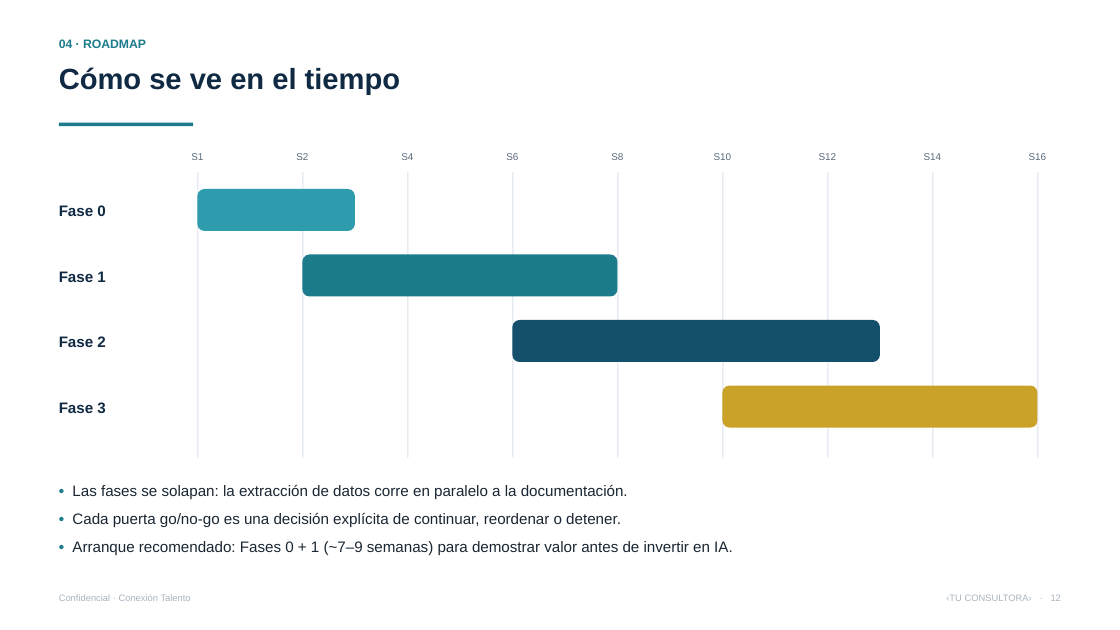
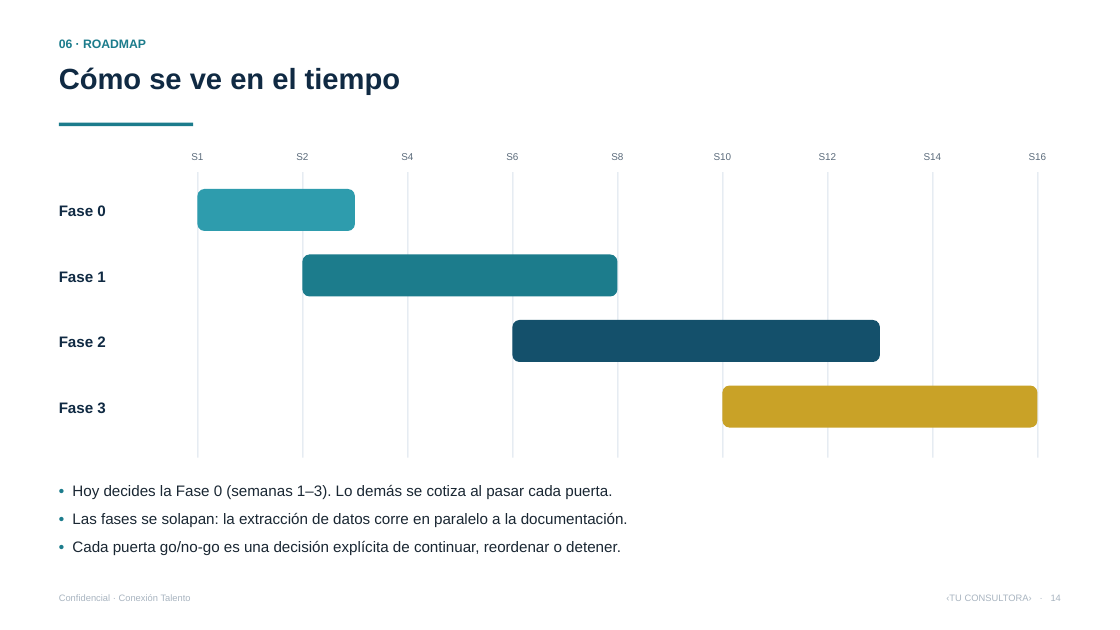
Before and after one commit to vverlaine/conexion-talento-ia, a slide deck: slide 14 of 04-propuesta/Presentacion-Conexion-Talento.pptx (slide 12 before the commit). Drawn at 1120x630 pixels with LibreOffice and Linux fonts; fonts in the diff are those of the drawing. Boxes give left, top, right and bottom in pixels: in the first picture for what was removed or moved away, otherwise in the second. Text is boxed around its words. In the diff, an @@ line names an element or a change of style, - is before the commit and + after.

```diff
--- a/04-propuesta/Presentacion-Conexion-Talento.pptx
+++ b/04-propuesta/Presentacion-Conexion-Talento.pptx
@@ text at (59,39,146,48): text changed @@
-04 · ROADMAP
+06 · ROADMAP
@@ text at (72,485,612,499): paragraph added @@
+• Hoy decides la Fase 0 (semanas 1–3). Lo demás se cotiza al pasar cada puerta.
@@ text at (72,541,733,555): paragraph removed @@
-• Arranque recomendado: Fases 0 + 1 (~7–9 semanas) para demostrar valor antes de invertir en IA.
```
Also in this commit, not shown: 10 other slides changed, 6 slides added, 4 slides removed, 8 other files.
